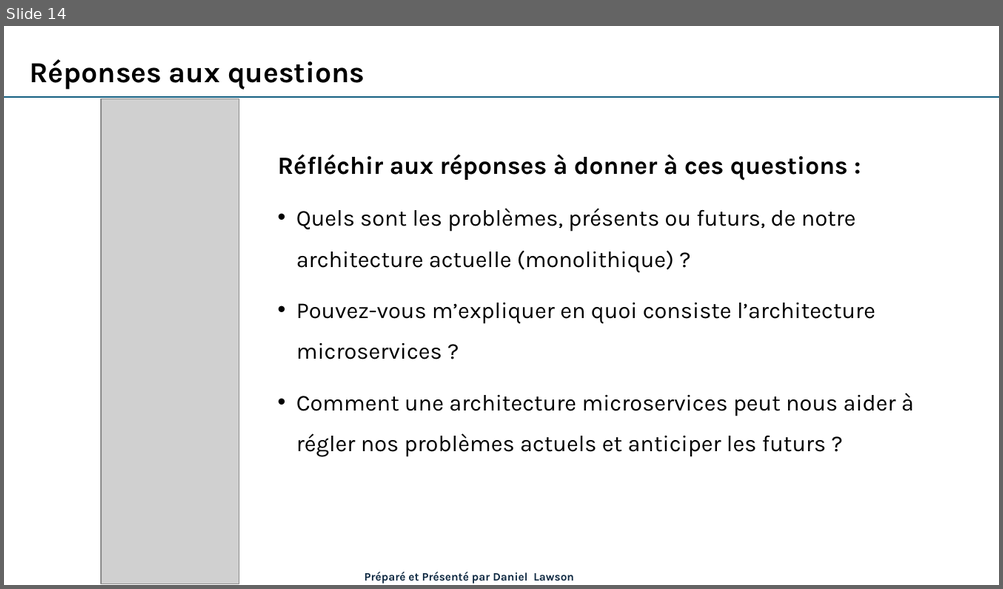
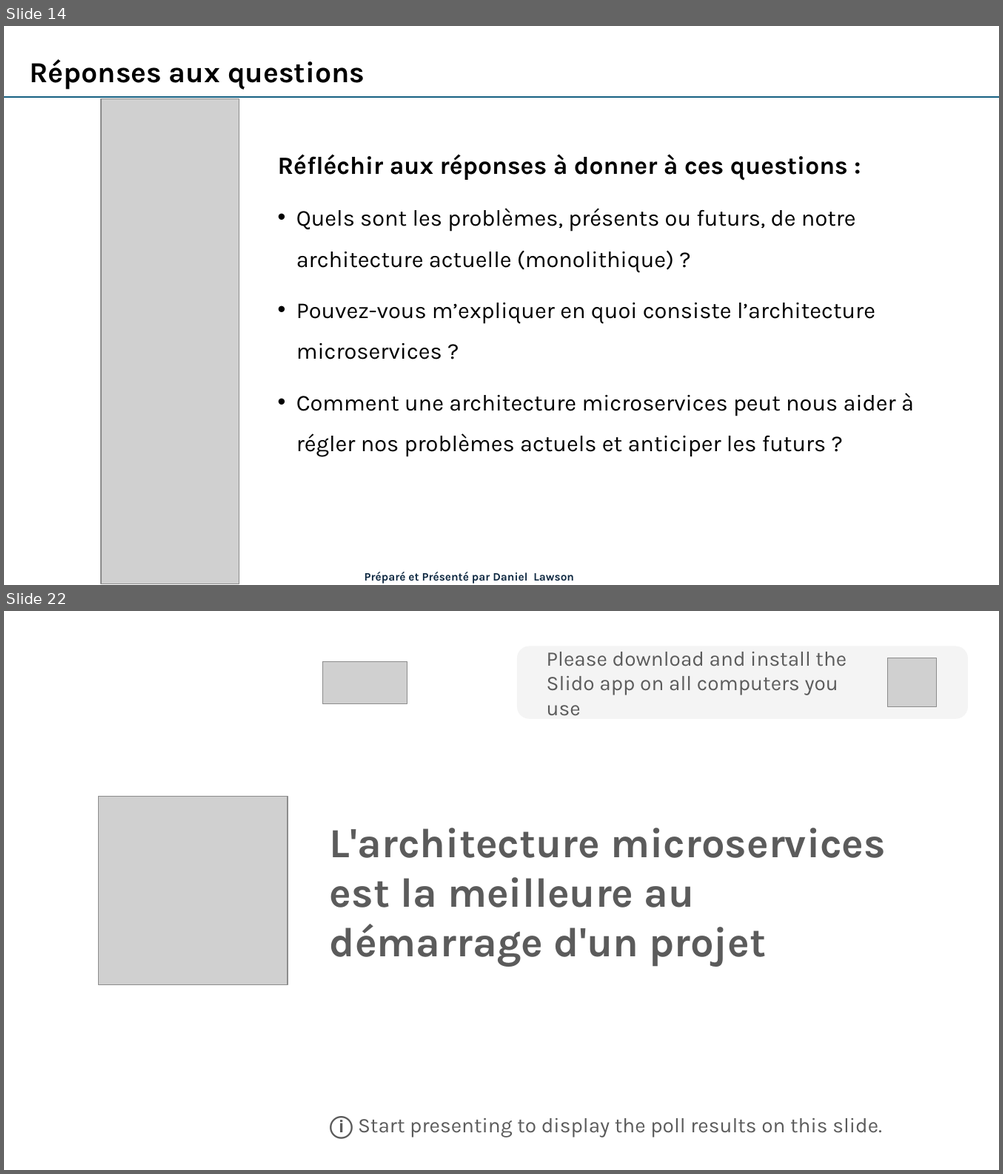
Before and after one commit to danylaws/microservices-course-efrei, a slide deck: Mod-1_introduction-aux-microservices/Mod-1_introduction-to-microservices.pptx. Shown one above the other, each under a label of ours: slide 14 before the commit, slides 14 and 22 after it; the slides between them are not shown. The pictures are 1003x589 and 1003x1174 pixels, drawn with LibreOffice and Linux fonts; fonts in the diff are those of the drawing; grey boxes stand for pictures. Boxes give left, top, right and bottom in pixels: in the first picture for what was removed or moved away, otherwise in the second. Text is boxed around its words. In the diff, an @@ line names an element or a change of style, - is before the commit and + after.

```diff
--- a/Mod-1_introduction-aux-microservices/Mod-1_introduction-to-microservices.pptx
+++ b/Mod-1_introduction-aux-microservices/Mod-1_introduction-to-microservices.pptx
@@ slide 22 added at [4,611,999,1170], background #FFFFFF @@
@@ rounded rectangle added at [518,646,968,718], fill #F4F4F4, 20 pt, text #5B5B5B @@
+Please download and install the Slido app on all computers you use
@@ picture added at [323,662,407,704] @@
@@ picture added at [888,658,936,706] @@
@@ picture added at [99,796,287,985] @@
@@ rectangle added at [323,820,919,961], outline #FFFFFF 1.5 pt, 40 pt, text #5B5B5B, bold @@
+L'architecture microservices est la meilleure au démarrage d'un projet
@@ text added at [330,1116,882,1139], 20 pt, text #5B5B5B @@
+ⓘ Start presenting to display the poll results on this slide.
```
Also in this commit, not shown: 7 other slides added, 1 slide removed, 1 other file.
